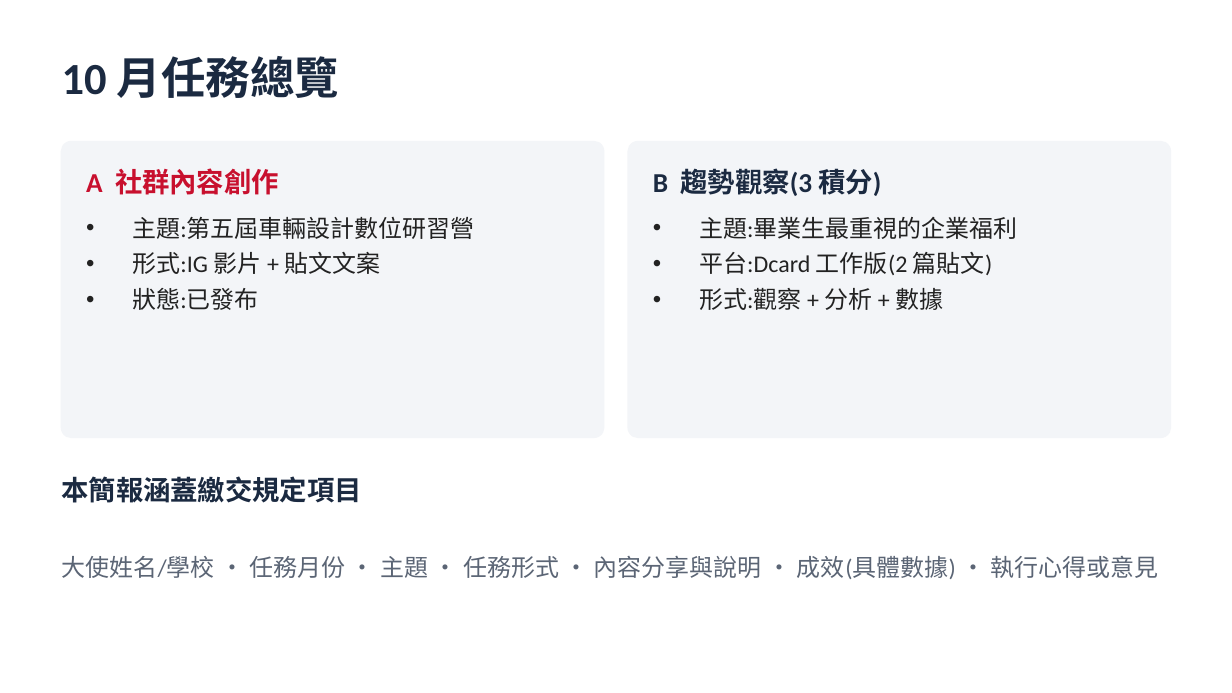
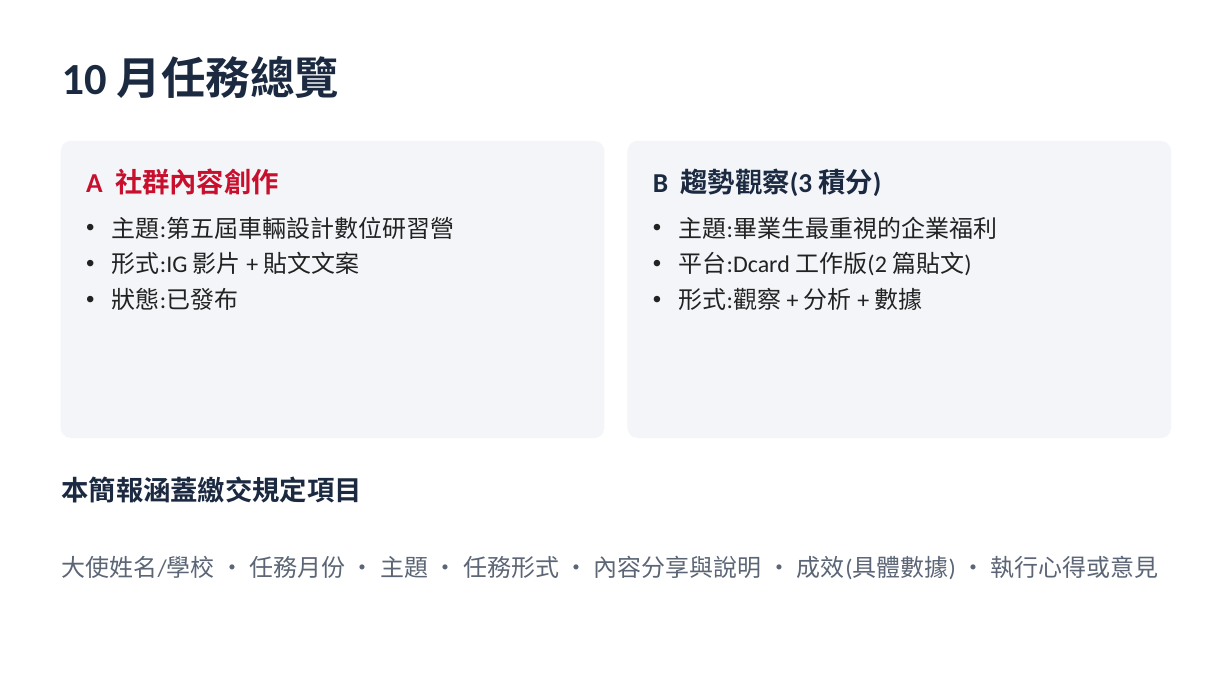
Before and after one commit to tobychien/project-hub, a slide deck: slide 2 of deliverables/CMC_10月_AB任務簡報.pptx. Drawn at 1232x693 pixels with LibreOffice and Linux fonts; fonts in the diff are those of the drawing. Boxes give left, top, right and bottom in pixels: in the first picture for what was removed or moved away, otherwise in the second. Text is boxed around its words. In the diff, an @@ line names an element or a change of style, - is before the commit and + after.

```diff
--- a/deliverables/CMC_10月_AB任務簡報.pptx
+++ b/deliverables/CMC_10月_AB任務簡報.pptx
@@ text "主題:第五屆車輛設計數位研習營" at <box>112,217,454,310</box>: indent changed @@
@@ text "主題:畢業生最重視的企業福利" at <box>679,217,997,310</box>: indent changed @@
```
Also in this commit, not shown: 6 other slides changed.
